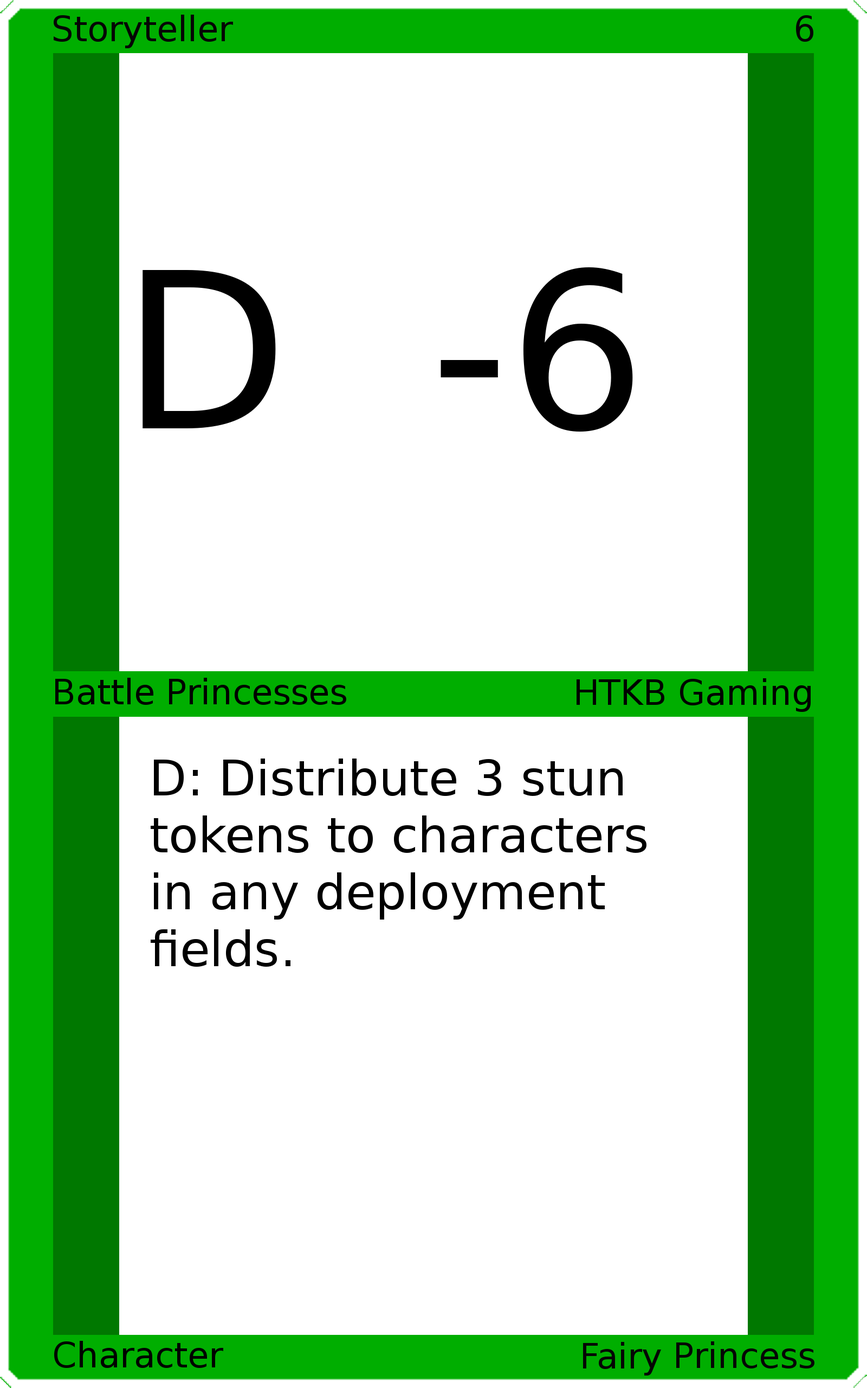
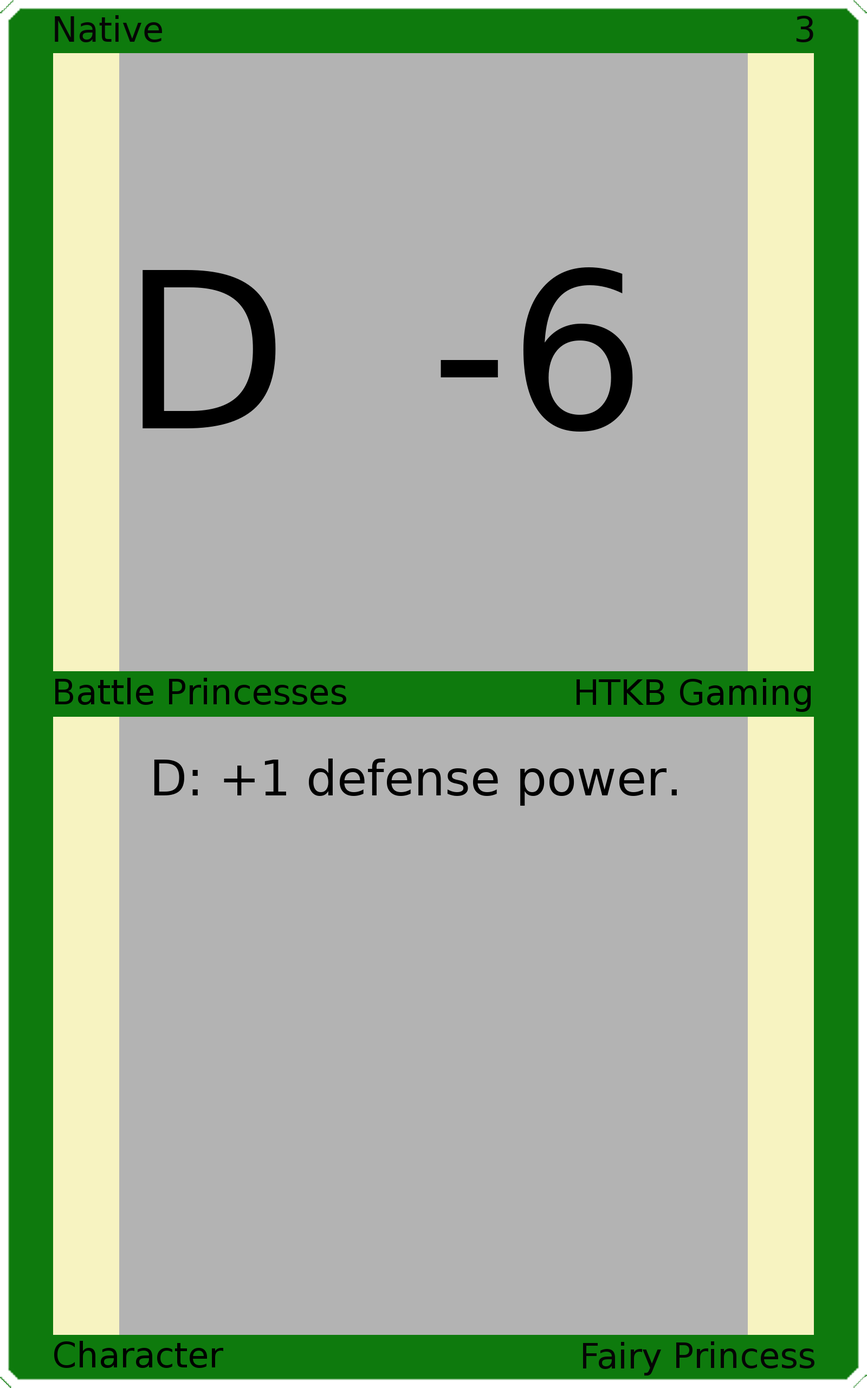
Before/after of a 867 × 1388 layered artwork. What changed in the layer stack:
painted on "Upper Left" over [53, 14, 234, 49]
painted on "Upper Right" over [796, 15, 814, 43]
painted on "Card Text" over [150, 758, 677, 967]
painted on "Border" over [0, 0, 867, 1388]
painted on "Top Background" over [119, 52, 748, 673]
painted on "Bottom Background" over [119, 715, 748, 1336]
painted on "Background" over [35, 35, 832, 1352]
